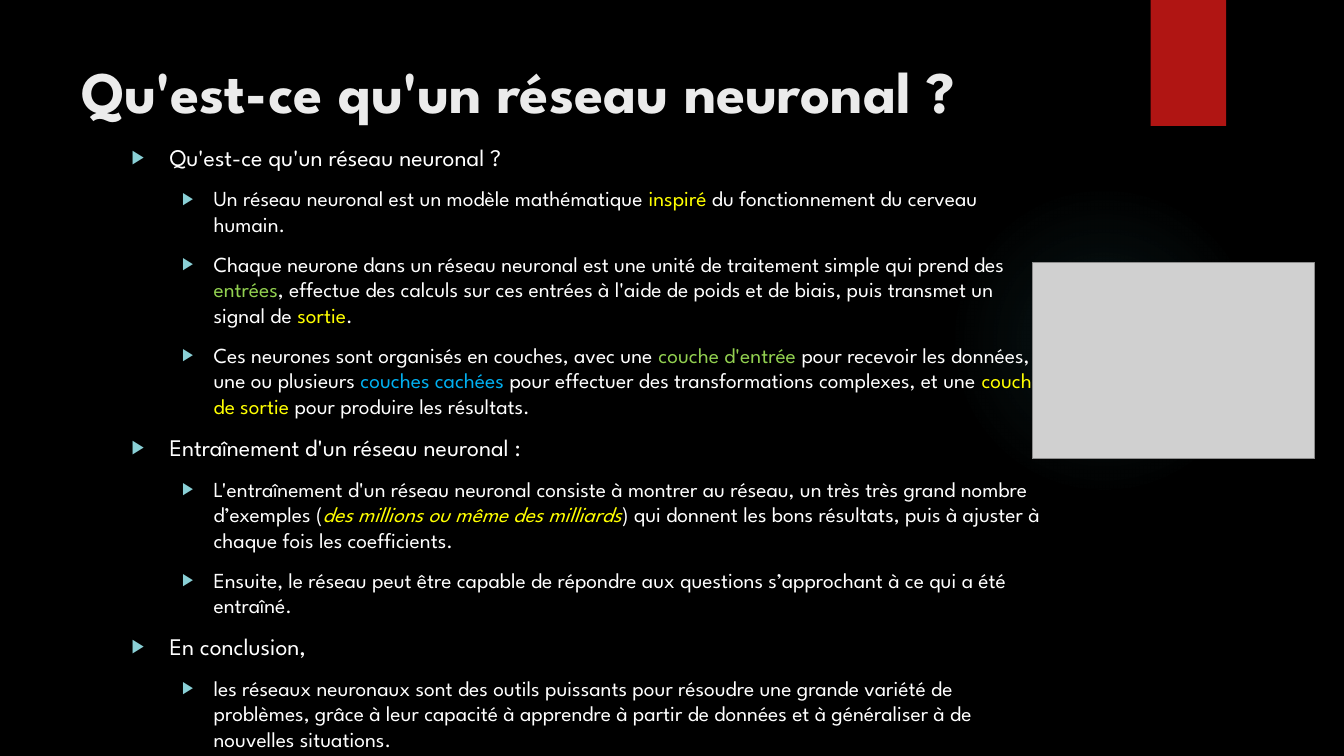
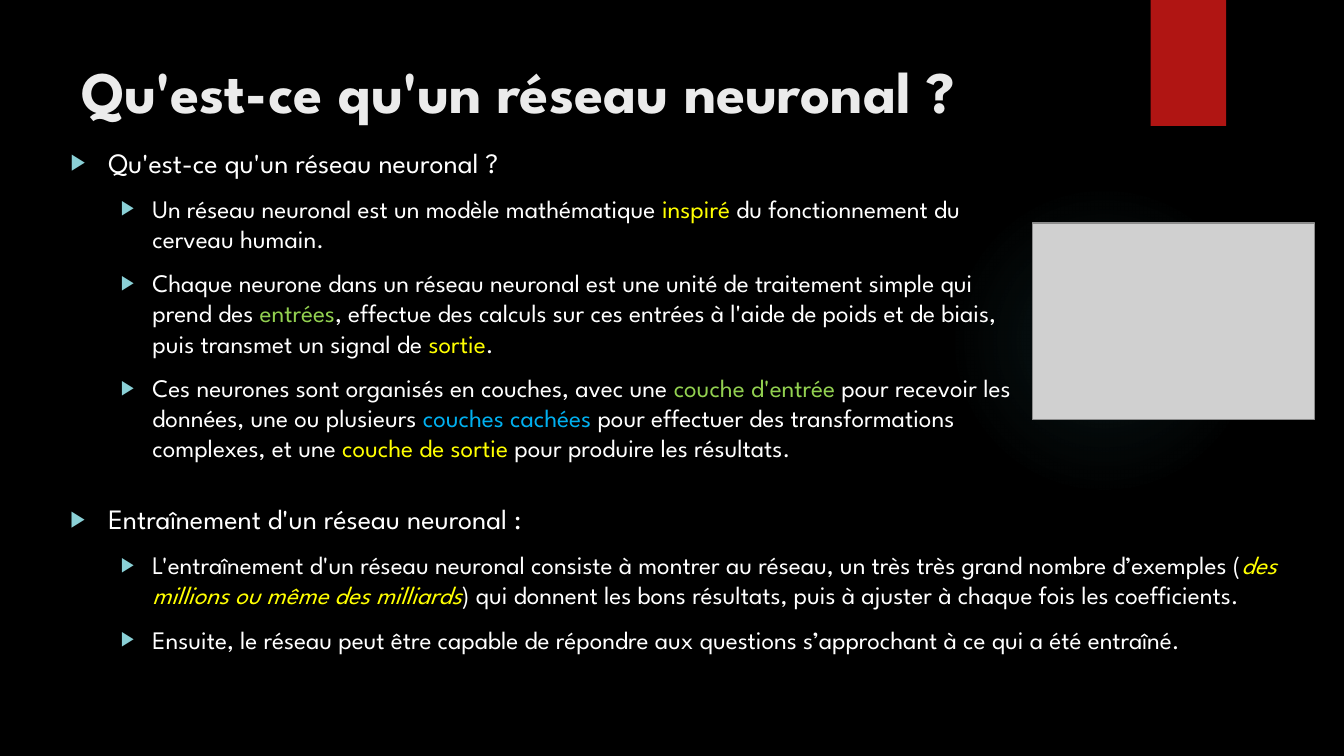
Before and after one commit to anumby-source/AnumbyMasterMind, a slide deck: slide 12 of Présentation/Presentation.pptx. Drawn at 1344x756 pixels with LibreOffice and Linux fonts; fonts in the diff are those of the drawing; grey boxes stand for pictures; background and template pictures are left out. Boxes give left, top, right and bottom in pixels: in the first picture for what was removed or moved away, otherwise in the second. Text is boxed around its words. In the diff, an @@ line names an element or a change of style, - is before the commit and + after.

Commit message:
Présentation

```diff
--- a/Présentation/Presentation.pptx
+++ b/Présentation/Presentation.pptx
@@ text "Qu'est-ce qu'un réseau neuronal ?": place and size @@
-text "Qu'est-ce qu'un réseau neuronal ?" at box(170, 149, 1043, 701)
+text "Qu'est-ce qu'un réseau neuronal ?" at box(108, 153, 1010, 463)
@@ text "Qu'est-ce qu'un réseau neuronal ?" at box(108, 153, 1010, 463): size 17 to 20 pt in "Qu'est-ce qu'un réseau neuronal ?"; size 15.3 to 18 pt @@
@@ picture: place and size @@
-picture at box(1032, 262, 1315, 459)
+picture at box(1032, 223, 1315, 419)
@@ text at box(170, 439, 1039, 701): paragraphs removed @@
-▶ Entraînement d'un réseau neuronal :
-  ▶ L'entraînement d'un réseau neuronal consiste à montrer au réseau, un très très grand nombre d’exemples (des millions ou même des milliards) qui donnent les bons résultats, puis à ajuster à chaque fois les coefficients.
-  ▶ Ensuite, le réseau peut être capable de répondre aux questions s’approchant à ce qui a été entraîné.
-▶ En conclusion,
-  ▶ les réseaux neuronaux sont des outils puissants pour résoudre une grande variété de problèmes, grâce à leur capacité à apprendre à partir de données et à généraliser à de nouvelles situations.
@@ text added at box(108, 509, 1276, 655), 18 pt, text #FFFFFF @@
+▶ Entraînement d'un réseau neuronal :
+  ▶ L'entraînement d'un réseau neuronal consiste à montrer au réseau, un très très grand nombre d’exemples (des millions ou même des milliards) qui donnent les bons résultats, puis à ajuster à chaque fois les coefficients.
+  ▶ Ensuite, le réseau peut être capable de répondre aux questions s’approchant à ce qui a été entraîné.
```
Also in this commit, not shown: 2 other slides changed, 2 slides added, 1 other file.
